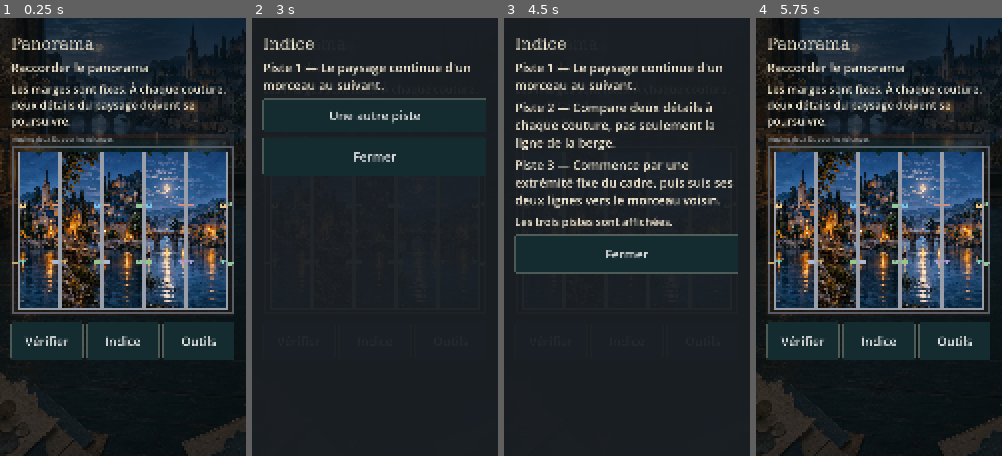
Above: before the commit, frames 1-4 (left to right).
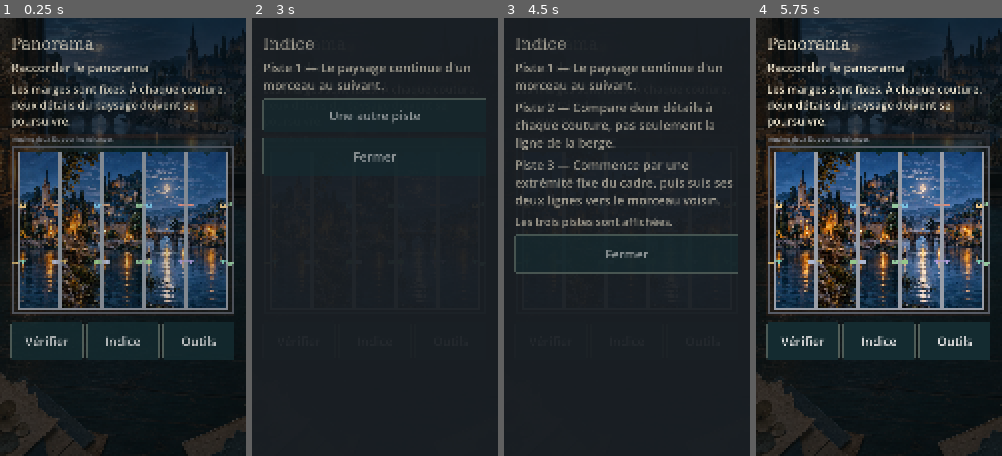
Above: after the commit, the same moments.

Repository: ln549283/project_4
Game: Godot game, scene res://scenes/puzzles/p01.tscn
Two runs of this game, one before a commit and one after it. Both use one fixed random seed, a clock stepped at 60 frames per second and the inputs below. This scene is started directly instead of the project's main scene.
Inputs:
- Up to frame 1 (0.25 s): no input
- Up to frame 2 (3 s): click "Indice" at 0.5 s; click "Vérifier" at 1.25 s; click "Outils" at 2 s; click "Afficher une piste" at 2.75 s
- Up to frame 3 (4.5 s): click "Une autre piste" at 3.5 s; click "Une autre piste" at 4.25 s
- Up to frame 4 (5.75 s): click "Fermer" at 5 s

The runs differ from the first frame. In frame 1, 3.5% of the frame differs, in the area x 4-95%, y 5-75%; in frame 2, 1.7%; in frame 3, 5.6%, in the area x 4-93%, y 4-55%; in frame 4, nothing differs.

Commit message:
Animate panorama assembly and keep standalone board tests independent of autoload order

Diff:
--- a/src/puzzles/p01_controller.gd
+++ b/src/puzzles/p01_controller.gd
@@ -3,6 +3,7 @@
 const PanoramaRules = preload("res://src/rules/panorama_rules.gd")
 const P01PanoramaBoard = preload("res://src/ui/p01_panorama_board.gd")
 
+var previous_order: Array = []
 var selected := -1
 
 func _ready() -> void:
@@ -15,6 +16,8 @@
 	box.add_child(UiFactory.make_label("Les marges sont fixes. À chaque couture, deux détails du paysage doivent se poursuivre.", Session.font_size_px(16)))
 	var order: Array = Session.state.campaign["puzzles"]["p01"]["order"]
 	var board := P01PanoramaBoard.new()
+	board.previous_order = previous_order
+	previous_order = []
 	board.configure(order, Session.state.puzzles_contract["p01"], selected)
 	board.piece_pressed.connect(_select)
 	box.add_child(board)
@@ -34,6 +37,7 @@
 		selected = -1
 	else:
 		history.append((Session.state.campaign["puzzles"]["p01"]["order"] as Array).duplicate())
+		previous_order = (Session.state.campaign.puzzles.p01.order as Array).duplicate()
 		Session.state.swap_order("p01", selected, index)
 		Session.save_now()
 		selected = -1
--- a/src/ui/p01_panorama_board.gd
+++ b/src/ui/p01_panorama_board.gd
@@ -12,14 +12,21 @@
 const SELECTED := Color(1.0, 0.82, 0.42, 1.0)
 const FIXED := Color(0.34, 0.36, 0.40, 1.0)
 
+var session: Node
+var previous_order: Array = []
+var movement := 1.0
 var order: Array = []
 var contract: Dictionary = {}
 var selected := -1
 var piece_rects: Array[Rect2] = []
 
 func _ready() -> void:
+	session = get_node_or_null("/root/Session")
 	custom_minimum_size = Vector2(0, 800)
 	mouse_filter = Control.MOUSE_FILTER_STOP
+	if not previous_order.is_empty() and session != null and not bool(session.settings.reduced_motion):
+		movement = 0.0
+		create_tween().set_trans(Tween.TRANS_CUBIC).set_ease(Tween.EASE_OUT).tween_method(func(value: float): movement = value; queue_redraw(), 0.0, 1.0, 0.32)
 
 func configure(new_order: Array, new_contract: Dictionary, new_selected: int) -> void:
 	order = new_order.duplicate()
@@ -39,9 +46,10 @@
 			accept_event()
 
 func _handle_tap(position: Vector2) -> void:
+	if movement < 1.0: return
 	for i in range(piece_rects.size()):
 		if piece_rects[i].has_point(position):
-			if Session.presentation_audio != null: Session.presentation_audio.touch()
+			if session != null and session.presentation_audio != null: session.presentation_audio.touch()
 			piece_pressed.emit(i)
 			return
 
@@ -65,6 +73,10 @@
 	for i in range(order.size()):
 		var id := str(order[i])
 		var rect := piece_rects[i]
+		if not previous_order.is_empty():
+			var old_index := previous_order.find(id)
+			if old_index >= 0: rect.position = piece_rects[old_index].position.lerp(rect.position,movement)
+		if i == selected: rect.position.y -= 10
 		draw_rect(Rect2(rect.position+Vector2(0,7),rect.size), Color(0,0,0,0.45))
 		var source := Rect2(ART_ORDER.find(id)*LANDSCAPE.get_width()/5.0,0,LANDSCAPE.get_width()/5.0,LANDSCAPE.get_height())
 		draw_texture_rect_region(LANDSCAPE,rect,source)
--- a/src/ui/ui_factory.gd
+++ b/src/ui/ui_factory.gd
@@ -80,4 +80,10 @@
 		backdrop.name = "RoomBackdrop"
 		backdrop.z_index = -1
 		root.add_child(backdrop)
+	if root.is_inside_tree() and not root.has_meta("page_entered"):
+		root.set_meta("page_entered", true)
+		var session := root.get_node_or_null("/root/Session")
+		if session != null and not bool(session.settings.reduced_motion):
+			margin.modulate.a = 0.0
+			root.create_tween().tween_property(margin, "modulate:a", 1.0, 0.3)
 	return box
